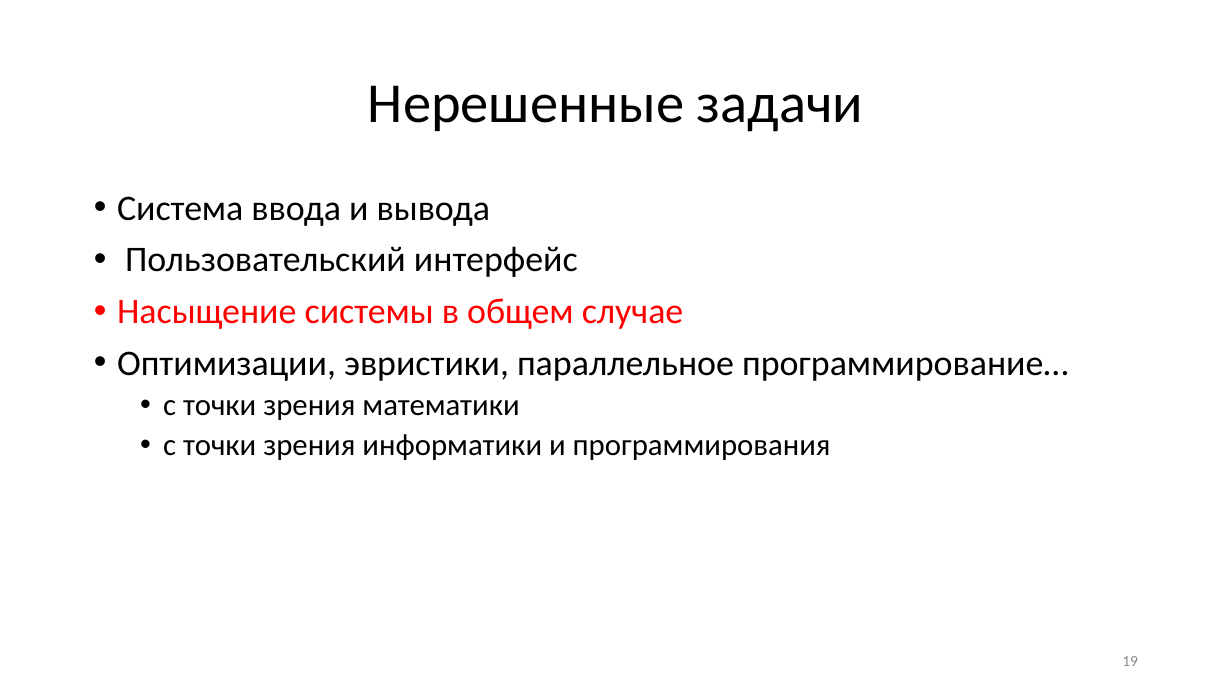
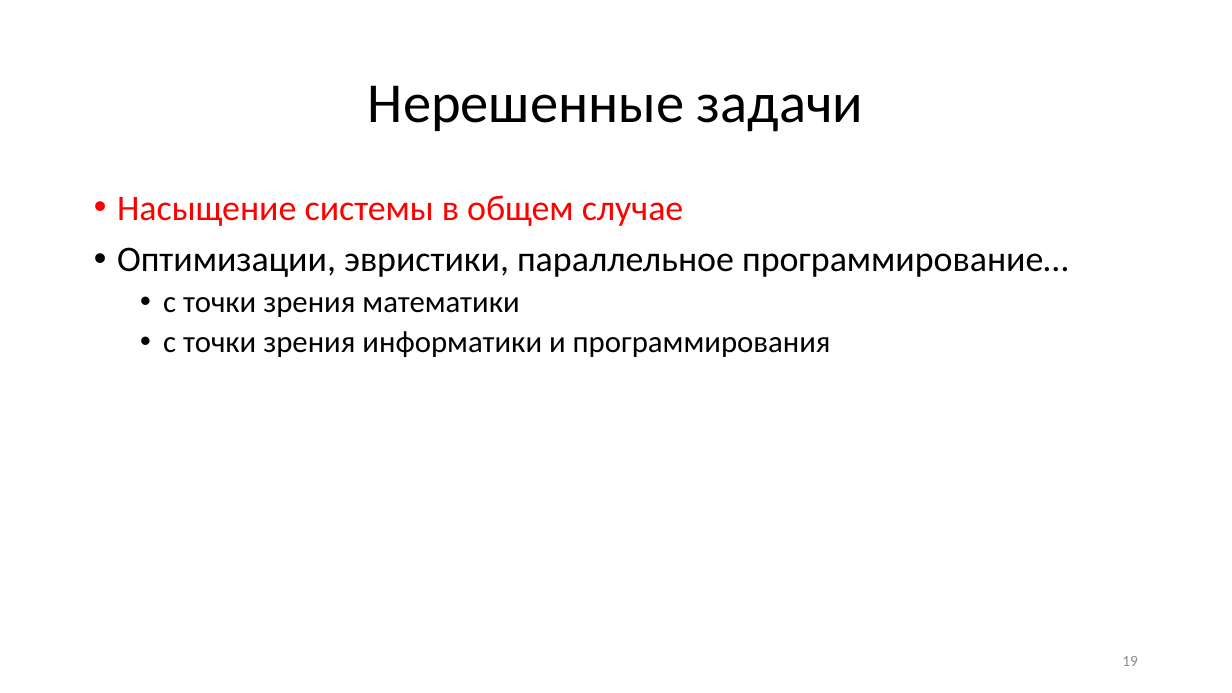
Before and after one commit to romarioGI/Coursework2k19-2k20, a slide deck: slide 19 of Материалы к конференции Путь в науку 2020/Путь в науку.pptx. Drawn at 1232x693 pixels with LibreOffice and Linux fonts; fonts in the diff are those of the drawing. Boxes give left, top, right and bottom in pixels: in the first picture for what was removed or moved away, otherwise in the second. Text is boxed around its words. In the diff, an @@ line names an element or a change of style, - is before the commit and + after.

```diff
--- a/Материалы к конференции Путь в науку 2020/Путь в науку.pptx
+++ b/Материалы к конференции Путь в науку 2020/Путь в науку.pptx
@@ text at (x1=117, y1=196, x2=578, y2=277): paragraphs removed @@
-• Система ввода и вывода
-• Пользовательский интерфейс
```
Also in this commit, not shown: 2 other slides changed.
